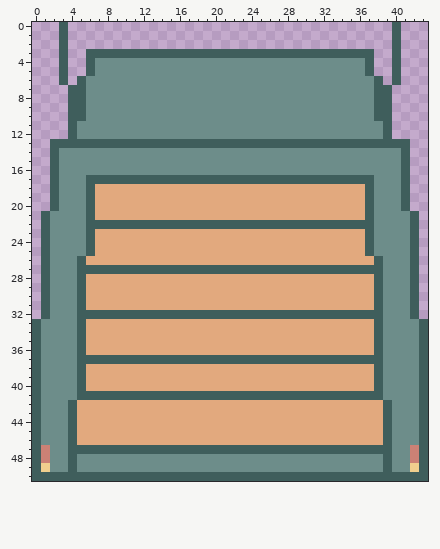
Pixel-art file: src/art/truck.aseprite. The first picture shows the starting point.
44x51 pixels, 1 frame.
The result:
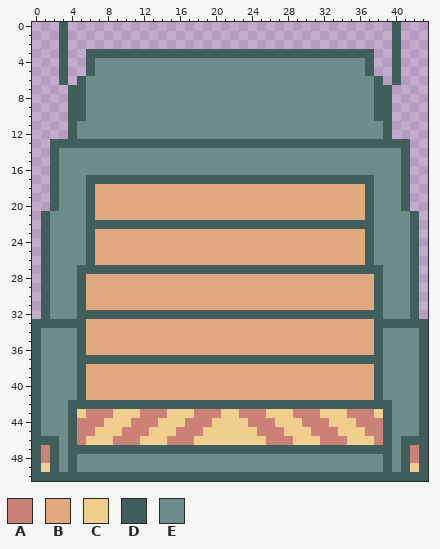
Palette (. is transparent): A #cb8175  B #e2a97e  C #f0cf8e  D #3f5e5c  E #6d8d8a
From old to new:
@@ x 0..43 @@
 25 .DEEEEDBBBBBBBBBBBBBBBBBBBBBBBBBBBBBBDEEEED.
-26 .DEEEDBBBBBBBBBBBBBBBBBBBBBBBBBBBBBBBBDEEED.
+26 .DEEEEDBBBBBBBBBBBBBBBBBBBBBBBBBBBBBBDEEEED.
 27 .DEEEDDDDDDDDDDDDDDDDDDDDDDDDDDDDDDDDDDEEED.
@@ x 0..43 @@
 32 .DEEEDDDDDDDDDDDDDDDDDDDDDDDDDDDDDDDDDDEEED.
-33 DEEEEDBBBBBBBBBBBBBBBBBBBBBBBBBBBBBBBBDEEEED
+33 DDDDDDBBBBBBBBBBBBBBBBBBBBBBBBBBBBBBBBDDDDDD
 34 DEEEEDBBBBBBBBBBBBBBBBBBBBBBBBBBBBBBBBDEEEED
@@ x 0..43 @@
 40 DEEEEDBBBBBBBBBBBBBBBBBBBBBBBBBBBBBBBBDEEEED
-41 DEEEEDDDDDDDDDDDDDDDDDDDDDDDDDDDDDDDDDDEEEED
-42 DEEEDBBBBBBBBBBBBBBBBBBBBBBBBBBBBBBBBBBDEEED
-43 DEEEDBBBBBBBBBBBBBBBBBBBBBBBBBBBBBBBBBBDEEED
-44 DEEEDBBBBBBBBBBBBBBBBBBBBBBBBBBBBBBBBBBDEEED
-45 DEEEDBBBBBBBBBBBBBBBBBBBBBBBBBBBBBBBBBBDEEED
-46 DEEEDBBBBBBBBBBBBBBBBBBBBBBBBBBBBBBBBBBDEEED
-47 DAEEDDDDDDDDDDDDDDDDDDDDDDDDDDDDDDDDDDDDEEAD
-48 DAEEDEEEEEEEEEEEEEEEEEEEEEEEEEEEEEEEEEEDEEAD
-49 DCEEDEEEEEEEEEEEEEEEEEEEEEEEEEEEEEEEEEEDEECD
+41 DEEEEDBBBBBBBBBBBBBBBBBBBBBBBBBBBBBBBBDEEEED
+42 DEEEDDDDDDDDDDDDDDDDDDDDDDDDDDDDDDDDDDDDEEED
+43 DEEEDCAAACCCAAACCCAAACCAAACCCAAACCCAAACDEEED
+44 DEEEDAAACCCAAACCCAAACCCCAAACCCAAACCCAAADEEED
+45 DEEEDAACCCAAACCCAAACCCCCCAAACCCAAACCCAADEEED
+46 DDDEDACCCAAACCCAAACCCCCCCCAAACCCAAACCCADEDDD
+47 DADEDDDDDDDDDDDDDDDDDDDDDDDDDDDDDDDDDDDDEDAD
+48 DADEDEEEEEEEEEEEEEEEEEEEEEEEEEEEEEEEEEEDEDAD
+49 DCDEDEEEEEEEEEEEEEEEEEEEEEEEEEEEEEEEEEEDEDCD
 50 DDDDDDDDDDDDDDDDDDDDDDDDDDDDDDDDDDDDDDDDDDDD
Boxes around the changes in both pictures, in picture pixels (x1, y1, x2, y2):
changed: (77, 256, 95, 265)
changed: (365, 256, 383, 265)
changed: (41, 319, 77, 328)
changed: (383, 319, 419, 328)
changed: (41, 391, 419, 472)
